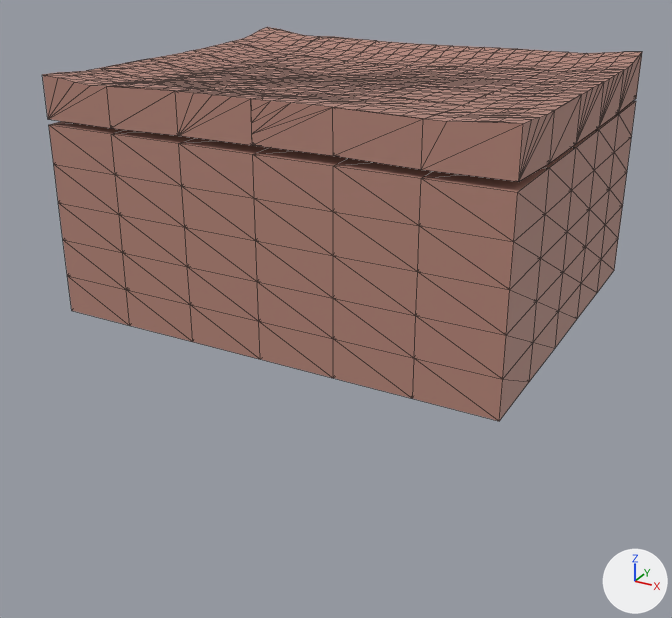
An edit to the glTF model assets/crops.glb, drawn before and after from the same camera.
The view is the same before and after, from a 50 mm lens placed at (35.58, -17.44, 3.91), pointed at (25.94, 0.09, -4.85). Every picture has the same lights, and +X, +Y and +Z are marked at lower right. The older version comes first. Mesh edges are drawn as thin lines.

Before the edit, the objects in view are built like this:
```python
me_cube_263 = bpy.data.meshes.new('Cube.263')
me_cube_263.from_pydata(...)  # 29 vertices, 54 faces; spans x -1.0..1.0, y -1.0..1.0, z -0.14..0.99
me_cube_263.materials.append(mat_ground_material)  # beige #b68679
me_cube_265 = bpy.data.meshes.new('Cube.265')
me_cube_265.from_pydata(...)  # 29 vertices, 54 faces; spans x -1.0..1.0, y -1.0..1.0, z -0.21..1.14
me_cube_265.materials.append(mat_ground_material)  # beige #b68679
me_cube_276 = bpy.data.meshes.new('Cube.276')
me_cube_276.from_pydata(...)  # 29 vertices, 54 faces; spans x -1.0..1.0, y -1.0..1.0, z -0.03..1.14
me_cube_276.materials.append(mat_ground_material)  # beige #b68679
ob_crop_ground_014 = bpy.data.objects.new('crop_ground.014', me_cube_263)
ob_crop_ground_014.location = (23.37, 2.17, -1.15)
ob_crop_ground_016 = bpy.data.objects.new('crop_ground.016', me_cube_265)
ob_crop_ground_016.location = (25.37, 8.17, -1.15)
ob_crop_ground_027 = bpy.data.objects.new('crop_ground.027', me_cube_276)
ob_crop_ground_027.location = (29.37, 6.17, -1.15)
# also in view: 'crop_ground.059' at (29.37, 0.17, -1.65); 'crop_ground.087' at (29.37, 4.17, -2.65); 'crop_ground.169' at (25.37, 0.17, -5.65); 'crop_ground.159' at (21.37, 0.17, -5.65); 'crop_ground.049' at (25.37, 0.17, -1.65)
```
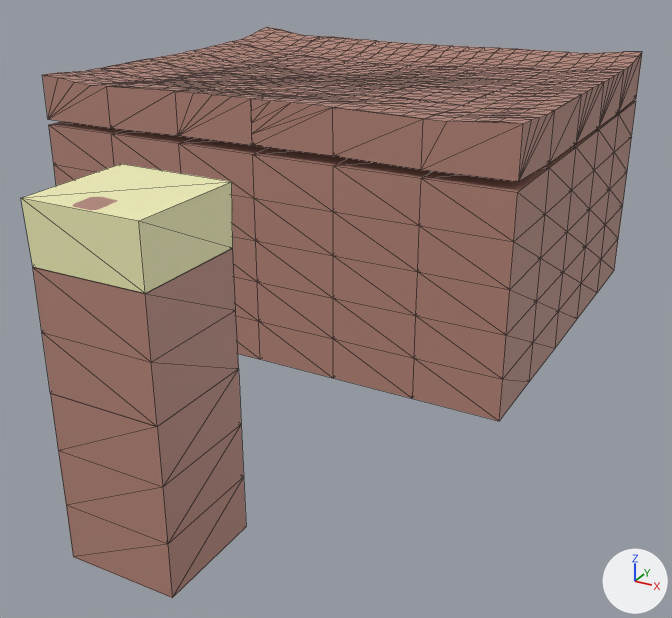
Changed parts and their boxes (x1, y1, x2, y2) in the pictures (672 x 618 px):
'crop_ground_special', added (beige)
    after: (21, 164, 233, 293)
'crop_ground.182', added (beige)
    after: (33, 248, 236, 362)
'crop_ground.183', added (beige)
    after: (42, 310, 239, 427)
'crop_ground.184', added (beige)
    after: (50, 369, 241, 487)
'crop_ground.185', added (beige)
    after: (59, 425, 244, 544)
'crop_ground.186', added (beige)
    after: (66, 477, 246, 598)
'crop_ground.074', unchanged, covered by the edit
    before: (182, 186, 256, 241)
    after: (232, 195, 256, 241)
'crop_ground.104', unchanged, covered by the edit
    before: (185, 227, 257, 282)
    after: (233, 236, 257, 282)
'crop_ground.134', unchanged, covered by the edit
    before: (187, 267, 259, 321)
    after: (234, 277, 259, 321)
'crop_ground.069', unchanged, covered by the edit
    before: (115, 175, 185, 227)

The change, as a list of edits to the scene's bpy script:
```text
Add img_special_tile:
    img_special_tile = load_image('special_tile', '_unpacked/special_tile', 475, 475, 'sRGB')
Add mat_ground_material_001:
    mat_ground_material_001 = principled_material('Ground Material.001')
    mat_ground_material_001.base_color = (0.468, 0.238, 0.191)  # beige #b68679
Add mat_material_002:
    mat_material_002 = principled_material('Material.002')
    mat_material_002.texture = img_special_tile
Add me_cube_006:
    me_cube_006.from_pydata(...)  # a box spanning x -1.0..1.0, y -1.0..1.0, z 0.0..1.0
    me_cube_006.materials.append(mat_ground_material_001)  # beige #b68679
Add me_cube_005:
    me_cube_005.from_pydata(...)  # a box spanning x -1.0..1.0, y -1.0..1.0, z 0.0..1.0
    me_cube_005.materials.append(mat_ground_material_001)  # beige #b68679
Add me_cube_004:
    me_cube_004.from_pydata(...)  # a box spanning x -1.0..1.0, y -1.0..1.0, z 0.0..1.0
    me_cube_004.materials.append(mat_ground_material_001)  # beige #b68679
Add me_cube_003:
    me_cube_003.from_pydata(...)  # a box spanning x -1.0..1.0, y -1.0..1.0, z 0.0..1.0
    me_cube_003.materials.append(mat_ground_material_001)  # beige #b68679
Add me_cube_002:
    me_cube_002.from_pydata(...)  # a box spanning x -1.0..1.0, y -1.0..1.0, z 0.0..1.0
    me_cube_002.materials.append(mat_ground_material_001)  # beige #b68679
Add me_cube_001:
    me_cube_001.from_pydata(...)  # 8 vertices, 12 faces; spans x -1.02..1.02, y -1.02..1.02, z 0.0..1.0
    me_cube_001.materials.append(mat_material_002)  # picture img_special_tile
Add ob_crop_ground_186:
    ob_crop_ground_186 = bpy.data.objects.new('crop_ground.186', me_cube_006)
    ob_crop_ground_186.location = (27.0, -7.82, -4.79)
    ob_crop_ground_186.scale = (-1.0, -1.0, -1.0)
Add ob_crop_ground_185:
    ob_crop_ground_185 = bpy.data.objects.new('crop_ground.185', me_cube_005)
    ob_crop_ground_185.location = (27.0, -7.82, -3.79)
    ob_crop_ground_185.scale = (-1.0, -1.0, -1.0)
Add ob_crop_ground_184:
    ob_crop_ground_184 = bpy.data.objects.new('crop_ground.184', me_cube_004)
    ob_crop_ground_184.location = (27.0, -7.82, -2.79)
    ob_crop_ground_184.scale = (-1.0, -1.0, -1.0)
Add ob_crop_ground_183:
    ob_crop_ground_183 = bpy.data.objects.new('crop_ground.183', me_cube_003)
    ob_crop_ground_183.location = (27.0, -7.82, -2.78)
Add ob_crop_ground_182:
    ob_crop_ground_182 = bpy.data.objects.new('crop_ground.182', me_cube_002)
    ob_crop_ground_182.location = (27.0, -7.82, -1.78)
Add ob_crop_ground_special:
    ob_crop_ground_special = bpy.data.objects.new('crop_ground_special', me_cube_001)
    ob_crop_ground_special.location = (27.0, -7.82, -0.78)
```
